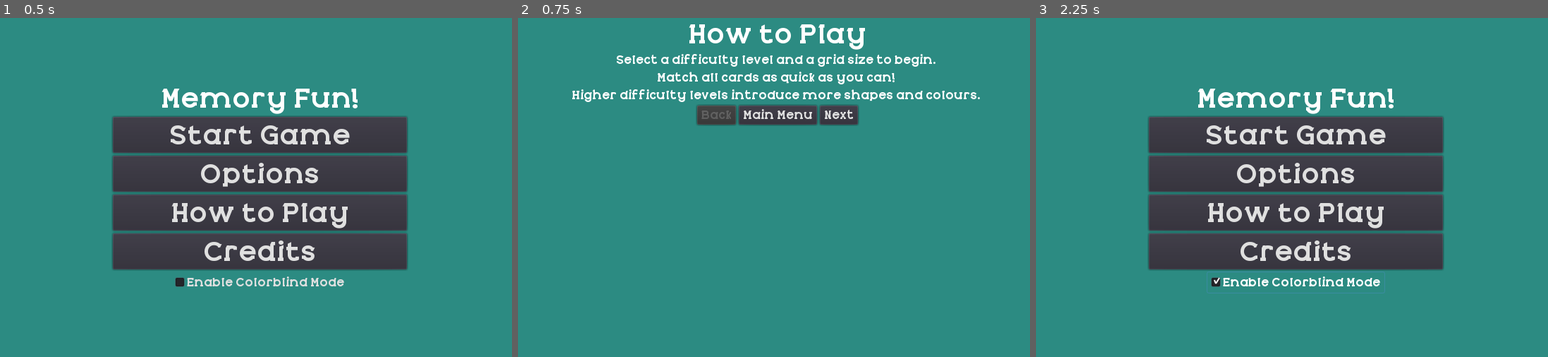
Above: before the commit, frames 1-3 (left to right).
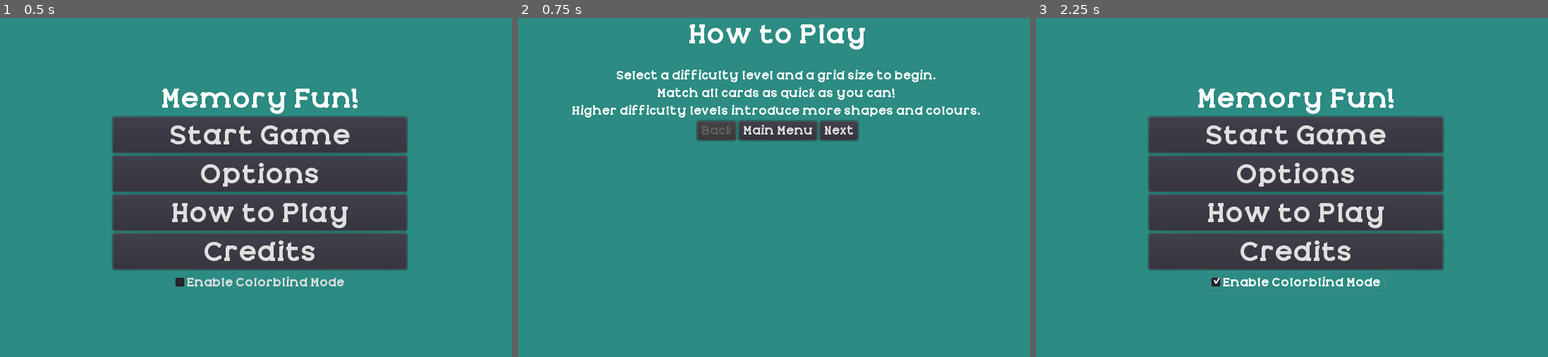
Above: after the commit, the same moments.

Repository: KapFlagon/Memory-Fun
Game: Godot game, scene res://src/screens/StartScreen.tscn
Same seed, same stepped clock (60 frames per second), same inputs: the game is played once before the commit and once after it.
Inputs:
- Up to frame 1 (0.5 s): no input
- Up to frame 2 (0.75 s): click "How to Play" at 0.5 s
- Up to frame 3 (2.25 s): click "Main Menu" at 1.25 s; click "Enable Colorblind Mode" at 2 s

Frame 1 is identical in both runs. In frame 2, 6.9% of the frame differs, in the area x 10-91%, y 10-37%; in frame 3, nothing differs.

Commit message:
Added functionality so that user settings now persist. Needs further testing in browser.

Diff:
--- a/project.godot
+++ b/project.godot
@@ -28,6 +28,7 @@
 
 PlayerData="*res://src/autoload/PlayerData.tscn"
 AudioManager="*res://src/autoload/AudioManager.tscn"
+Config="*res://src/entities/scenelessScripts/Config.gd"
 
 [display]
 
--- a/src/autoload/AudioManager.gd
+++ b/src/autoload/AudioManager.gd
@@ -36,7 +36,6 @@
 
 func set_sfx_vol(val) -> void:
 	sfx_vol = val
-	play_rand_sfx()
 
 
 func get_sfx_vol():
--- a/src/autoload/PlayerData.gd
+++ b/src/autoload/PlayerData.gd
@@ -4,7 +4,6 @@
 var grid_size  setget set_grid_size, get_grid_size
 var game_time setget set_game_time, get_game_time
 var background_colour setget set_background_colour, get_background_colour
-#var buffered_colour setget set_buffered_colour, get_buffered_colour
 var colour_blind_mode_on setget set_colour_blind_mode_on, get_colour_blind_mode_on
 
 
@@ -16,9 +15,7 @@
 	difficulty = 0
 	grid_size = 8
 	colour_blind_mode_on = false
-	#buffered_colour == null
 	background_colour = Color(0.172549,0.545098,0.509804,1)
-	#update_background_colour()
 
 
 func set_difficulty(new_difficulty: int) -> void:
@@ -47,35 +44,15 @@
 
 func set_background_colour(new_colour: Color) -> void:
 	background_colour = new_colour
-	#buffered_colour = new_colour
 
 
 func get_background_colour():
 	return background_colour
 
 
-#func set_buffered_colour(val) -> void:
-#	buffered_colour = val
-#
-#
-#func get_buffered_colour():
-#	return buffered_colour
-
-
 func set_colour_blind_mode_on(val: bool) -> void:
 	colour_blind_mode_on = val
-	#update_background_colour()
 
 
 func get_colour_blind_mode_on():
 	return colour_blind_mode_on
-
-
-#func update_background_colour() -> void:
-#	if colour_blind_mode_on:
-#		background_colour = Color(0.83,0.07,0.35,1)
-#	else:
-#		if buffered_colour == null:
-#			background_colour = Color(0.172549,0.545098,0.509804,1)
-#		else:
-#			background_colour = buffered_colour
--- /dev/null
+++ b/src/entities/scenelessScripts/Config.gd
@@ -0,0 +1,65 @@
+extends Node
+
+
+const FILE_PATH = "res://config.cfg"
+
+
+var config_file = ConfigFile.new()
+var settings_dict
+
+
+func _ready() -> void:
+	load_config()
+	push_config()
+
+
+func settings_to_dict():
+	settings_dict =  {
+		"gameplay": {
+			"colourblind": PlayerData.get_colour_blind_mode_on(),
+			"background_colour": PlayerData.get_background_colour()
+		},
+		"audio": {
+			"music_on": AudioManager.get_music_on(),
+			"music_vol": AudioManager.get_music_vol(),
+			"sfx_on": AudioManager.get_sfx_on(),
+			"sfx_vol": AudioManager.get_sfx_vol()
+		}
+	}
+
+
+func save_config():
+	settings_to_dict()
+	for section in settings_dict.keys():
+		for key in settings_dict[section]:
+			config_file.set_value(section, key, settings_dict[section][key])
+	config_file.save(FILE_PATH)
+
+
+func load_config():
+	settings_to_dict()
+	var error = config_file.load(FILE_PATH)
+	if error != OK:
+		print("Failed loading config file. Error code is %s" % error)
+		# perform a save to try and populate the file with data
+		save_config()
+		return false
+	else:
+		for section in settings_dict.keys():
+			for key in settings_dict[section]:
+				settings_dict[section][key] = config_file.get_value(section, key, null)
+		return true
+
+
+func get_config_parameter(section: String, key: String):
+	var output = settings_dict[section][key]
+	return output
+
+
+func push_config():
+	PlayerData.set_colour_blind_mode_on(get_config_parameter("gameplay", "colourblind"))
+	PlayerData.set_background_colour(get_config_parameter("gameplay", "background_colour"))
+	AudioManager.set_music_on(get_config_parameter("audio", "music_on"))
+	AudioManager.set_music_vol(get_config_parameter("audio", "music_vol"))
+	AudioManager.sfx_on = get_config_parameter("audio", "sfx_on")
+	AudioManager.sfx_vol = get_config_parameter("audio", "sfx_vol")
--- a/src/screens/GameOverScreen.gd
+++ b/src/screens/GameOverScreen.gd
@@ -4,7 +4,8 @@
 func _ready() -> void:
 	AudioManager.play_victory_sound()
 	get_node("ColorRect").set_frame_color(PlayerData.get_background_colour())
-	$VBox/HBoxContainer/StatText.set_text(PlayerData.game_time)
+	$VBox/HBoxContainer/StatText.set_text(PlayerData.get_game_time())
+
 
 func _on_PlayAgainButton_button_up() -> void:
 	AudioManager.play_rand_sfx()
@@ -16,6 +17,5 @@
 	get_tree().change_scene("res://src/screens/DifficultySelectionScreen.tscn")
 
 
-
 func _on_OptionsButton_options_submitted() -> void:
 	get_node("ColorRect").set_frame_color(PlayerData.get_background_colour())
--- a/src/screens/HowToPlayScreen.gd
+++ b/src/screens/HowToPlayScreen.gd
@@ -17,14 +17,14 @@
 
 func update_button_visibility() -> void:
 	if current_page == 1:
-		get_node("VBoxContainer/HBox_Buttons/Button_Back").disabled = true
-		get_node("VBoxContainer/HBox_Buttons/Button_Next").disabled = false
+		get_node("HBox_Buttons/Button_Back").disabled = true
+		get_node("HBox_Buttons/Button_Next").disabled = false
 	elif current_page == 2:
-		get_node("VBoxContainer/HBox_Buttons/Button_Back").disabled = false
-		get_node("VBoxContainer/HBox_Buttons/Button_Next").disabled = false
+		get_node("HBox_Buttons/Button_Back").disabled = false
+		get_node("HBox_Buttons/Button_Next").disabled = false
 	else:
-		get_node("VBoxContainer/HBox_Buttons/Button_Back").disabled = false
-		get_node("VBoxContainer/HBox_Buttons/Button_Next").disabled = true
+		get_node("HBox_Buttons/Button_Back").disabled = false
+		get_node("HBox_Buttons/Button_Next").disabled = true
 
 
 func _on_Button_Back_button_up() -> void:
@@ -42,11 +42,11 @@
 func update_display() -> void:
 	# clear current textures before performing further assignments?
 	var text_1
-	var img_1
+	var img_1 = null
 	var text_2
-	var img_2
+	var img_2 = null
 	var text_3
-	var img_3
+	var img_3 = null
 	# Page 1
 	if current_page == 1:
 		var game_start_text = "Select a difficulty level and a grid size to begin."
@@ -85,3 +85,11 @@
 	get_node("VBoxContainer/HBox_1/Txt_1").set_text(text_1)
 	get_node("VBoxContainer/HBox_2/Txt_2").set_text(text_2)
 	get_node("VBoxContainer/HBox_3/Txt_3").set_text(text_3)
+
+	if img_1 != null:
+		pass
+
+	if img_2 != null:
+		pass
+	if img_3 != null:
+		pass
--- a/src/screens/HowToPlayScreen.tscn
+++ b/src/screens/HowToPlayScreen.tscn
@@ -20,25 +20,28 @@
 "_edit_use_anchors_": false
 }
 
+[node name="Title" type="Label" parent="."]
+margin_right = 800.0
+margin_bottom = 45.0
+theme = ExtResource( 2 )
+text = "How to Play"
+align = 1
+__meta__ = {
+"_edit_use_anchors_": false
+}
+
 [node name="VBoxContainer" type="VBoxContainer" parent="."]
 anchor_right = 1.0
 anchor_bottom = 1.0
+margin_top = 71.0
 theme = ExtResource( 3 )
 __meta__ = {
 "_edit_use_anchors_": false
 }
 
-[node name="Title" type="Label" parent="VBoxContainer"]
+[node name="HBox_1" type="HBoxContainer" parent="VBoxContainer"]
 margin_right = 800.0
-margin_bottom = 45.0
-theme = ExtResource( 2 )
-text = "How to Play"
-align = 1
-
-[node name="HBox_1" type="HBoxContainer" parent="VBoxContainer"]
-margin_top = 49.0
-margin_right = 800.0
-margin_bottom = 70.0
+margin_bottom = 21.0
 alignment = 1
 
 [node name="Txt_1" type="Label" parent="VBoxContainer/HBox_1"]
@@ -53,9 +56,9 @@
 margin_bottom = 21.0
 
 [node name="HBox_2" type="HBoxContainer" parent="VBoxContainer"]
-margin_top = 74.0
+margin_top = 25.0
 margin_right = 800.0
-margin_bottom = 95.0
+margin_bottom = 46.0
 alignment = 1
 
 [node name="Txt_2" type="Label" parent="VBoxContainer/HBox_2"]
@@ -70,9 +73,9 @@
 margin_bottom = 21.0
 
 [node name="HBox_3" type="HBoxContainer" parent="VBoxContainer"]
-margin_top = 99.0
+margin_top = 50.0
 margin_right = 800.0
-margin_bottom = 120.0
+margin_bottom = 71.0
 alignment = 1
 
 [node name="Txt_3" type="Label" parent="VBoxContainer/HBox_3"]
@@ -86,29 +89,33 @@
 margin_right = 402.0
 margin_bottom = 21.0
 
-[node name="HBox_Buttons" type="HBoxContainer" parent="VBoxContainer"]
-margin_top = 124.0
+[node name="HBox_Buttons" type="HBoxContainer" parent="."]
+margin_top = 146.0
 margin_right = 800.0
-margin_bottom = 151.0
+margin_bottom = 173.0
+theme = ExtResource( 3 )
 alignment = 1
+__meta__ = {
+"_edit_use_anchors_": false
+}
 
-[node name="Button_Back" type="Button" parent="VBoxContainer/HBox_Buttons"]
+[node name="Button_Back" type="Button" parent="HBox_Buttons"]
 margin_left = 286.0
 margin_right = 341.0
 margin_bottom = 27.0
 text = "Back"
 
-[node name="Button_MainMenu" type="Button" parent="VBoxContainer/HBox_Buttons"]
+[node name="Button_MainMenu" type="Button" parent="HBox_Buttons"]
 margin_left = 345.0
 margin_right = 456.0
 margin_bottom = 27.0
 text = "Main Menu"
 
-[node name="Button_Next" type="Button" parent="VBoxContainer/HBox_Buttons"]
+[node name="Button_Next" type="Button" parent="HBox_Buttons"]
 margin_left = 460.0
 margin_right = 514.0
 margin_bottom = 27.0
 text = "Next"
-[connection signal="button_up" from="VBoxContainer/HBox_Buttons/Button_Back" to="." method="_on_Button_Back_button_up"]
-[connection signal="button_up" from="VBoxContainer/HBox_Buttons/Button_MainMenu" to="." method="_on_Button_MainMenu_button_up"]
-[connection signal="button_up" from="VBoxContainer/HBox_Buttons/Button_Next" to="." method="_on_Button_Next_button_up"]
+[connection signal="button_up" from="HBox_Buttons/Button_Back" to="." method="_on_Button_Back_button_up"]
+[connection signal="button_up" from="HBox_Buttons/Button_MainMenu" to="." method="_on_Button_MainMenu_button_up"]
+[connection signal="button_up" from="HBox_Buttons/Button_Next" to="." method="_on_Button_Next_button_up"]
--- a/src/screens/OptionsPopup.gd
+++ b/src/screens/OptionsPopup.gd
@@ -49,6 +49,7 @@
 	AudioManager.set_music_on(get_node("VBox_Options/GridContainer/MusicOnChckbx").pressed)
 	AudioManager.set_music_vol(get_node("VBox_Options/GridContainer/MusicVol_Slider").get_value())
 	AudioManager.check_music()
+	Config.save_config()
 
 
 func use_original_data() -> void:
@@ -69,10 +70,15 @@
 func _on_SfxOnChckbx_toggled(button_pressed: bool) -> void:
 	new_sfx_on = button_pressed
 	AudioManager.set_sfx_on(new_sfx_on)
+	if new_sfx_on:
+		AudioManager.play_rand_sfx()
 
 
 func _on_SfxVol_Slider_value_changed(value: float) -> void:
 	AudioManager.set_sfx_vol(value)
+	var sfx_on = AudioManager.get_sfx_on()
+	if sfx_on:
+		AudioManager.play_rand_sfx()
 
 
 func _on_MusicOnChckbx_toggled(button_pressed: bool) -> void:
@@ -92,3 +98,6 @@
 func _on_ColourBLindChkBx_toggled(button_pressed: bool) -> void:
 	new_colour_blind_mode = button_pressed
 	PlayerData.set_colour_blind_mode_on(new_colour_blind_mode)
+	var sfx_on = AudioManager.get_sfx_on()
+	if sfx_on:
+		AudioManager.play_rand_sfx()
--- a/src/screens/StartScreen.gd
+++ b/src/screens/StartScreen.gd
@@ -19,7 +19,10 @@
 
 func _on_CheckBox_toggled(button_pressed: bool) -> void:
 	PlayerData.set_colour_blind_mode_on(button_pressed)
-	get_node("ColorRect").set_frame_color(PlayerData.get_background_colour())
+	Config.save_config()
+	var sfx_on = AudioManager.get_sfx_on()
+	if sfx_on:
+		AudioManager.play_rand_sfx()
 
 
 func _on_HowToPlayButton_button_up() -> void:
Not shown, changed: ToDo
